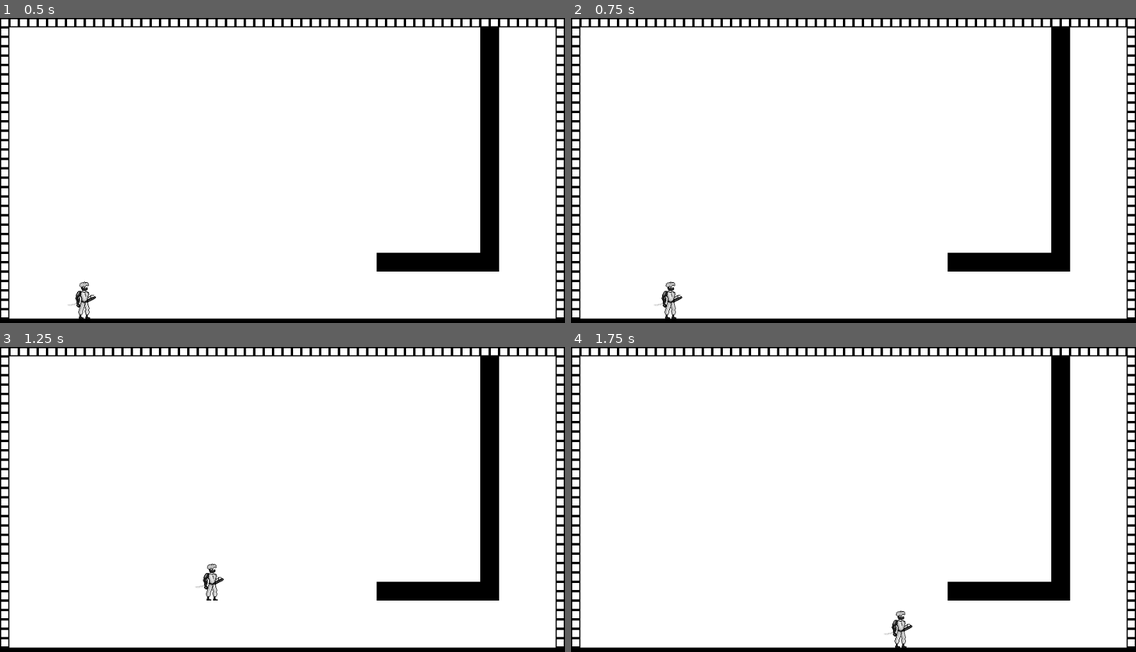
Above: before the commit, frames 1-4 (two rows, left to right).
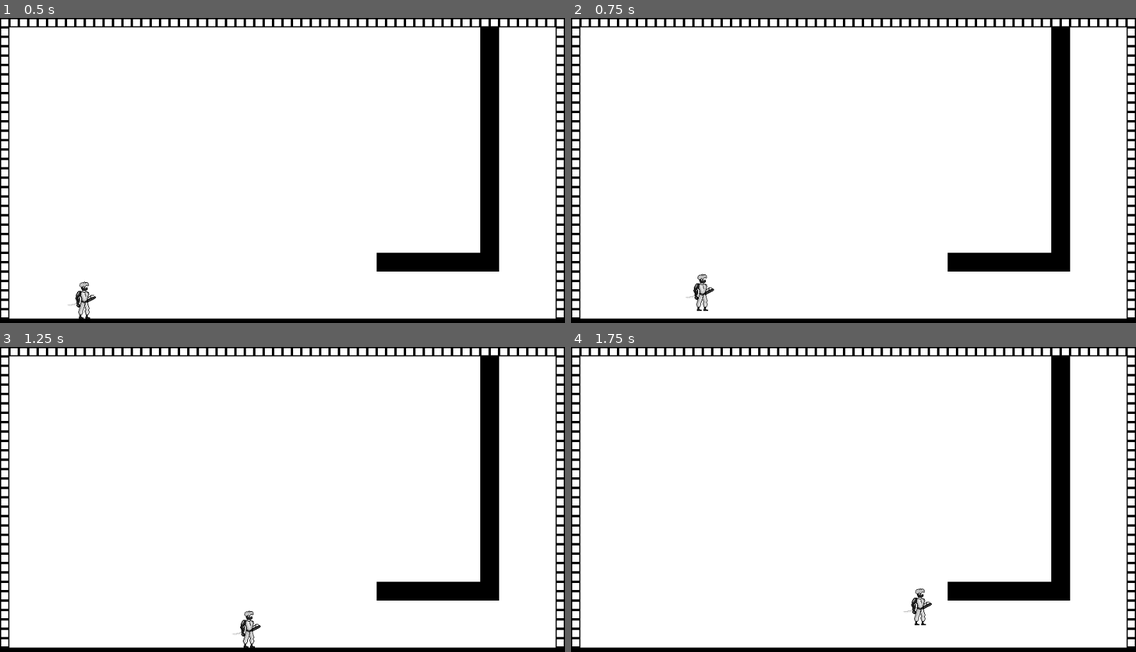
Above: after the commit, the same moments.

Repository: Dkoplik/Paint-it-Black
Game: Godot game, scene res://test_level.tscn
The game is run twice, just before and just after one commit, with the same random seed, the same clock (stepped at 60 frames per second) and the same inputs.
Inputs (mouse positions are in pixels of both pictures, inside the frame that each line leads up to):
- Up to frame 1 (0.5 s): no input
- Up to frame 2 (0.75 s): move the mouse to (977, 161) at 0.52 s; press the mouse at (977, 161) at 0.53 s; hold D (move_right) from 0.53 s (still down)
- Up to frame 3 (1.25 s): keep holding D (move_right); tap Space (jump) at 0.77 s
- Up to frame 4 (1.75 s): keep holding D (move_right); move the mouse to (740, 520) at 1.27 s; release the mouse at (740, 520) at 1.28 s; click (740, 520) at 1.35 s; tap Space (jump) at 1.52 s

Frame 1 is identical in both runs. In frame 2, 0.5% of the frame differs, in the area x 14-26%, y 83-99%; in frame 3, 0.5%; in frame 4, 0.5%, in the area x 55-64%, y 78-99%.
Error before the commit: Assertion failed: Не обнаружена AttackData (res://player/scripts/player_attack.gd:124)

Commit message:
Добавил игроку компоненту атаки

Diff:
--- a/Paint-it-Black/player/player.tscn
+++ b/Paint-it-Black/player/player.tscn
@@ -8,6 +8,8 @@
 [ext_resource type="Script" path="res://hp.gd" id="4_c5cf2"]
 [ext_resource type="Script" path="res://player/scripts/player_attack.gd" id="7_bi60k"]
 [ext_resource type="Script" path="res://hp_data.gd" id="7_kl7fq"]
+[ext_resource type="Resource" uid="uid://d3nq8t1u7i5np" path="res://player/resources/player_attack_data.tres" id="9_pjllk"]
+[ext_resource type="Script" path="res://hit_box.gd" id="10_urtlw"]
 
 [sub_resource type="Resource" id="Resource_ngr6a"]
 script = ExtResource("7_kl7fq")
@@ -25,6 +27,7 @@
 collision_mask = 4
 script = ExtResource("1_kt7rl")
 movement_data = ExtResource("3_pti2n")
+attack_data = ExtResource("9_pjllk")
 
 [node name="Skeleton" parent="." instance=ExtResource("1_4b025")]
 
@@ -49,5 +52,16 @@
 position = Vector2(-3.5, -5.5)
 shape = SubResource("RectangleShape2D_20xhv")
 
-[node name="PlayerAttack" type="Node" parent="."]
+[node name="PlayerAttack" type="Node" parent="." node_paths=PackedStringArray("movement_component")]
 script = ExtResource("7_bi60k")
+attack_data = ExtResource("9_pjllk")
+duration = 1.0
+cooldown = 1.0
+impulse = 200.0
+movement_component = NodePath("../MovementComponent")
+
+[node name="HitBox" type="Area2D" parent="PlayerAttack"]
+script = ExtResource("10_urtlw")
+attack_data = ExtResource("9_pjllk")
+
+[node name="AnimationPlayer" type="AnimationPlayer" parent="PlayerAttack"]
Not shown: 1 places in Paint-it-Black/player/player.tscn that only renumber resources
